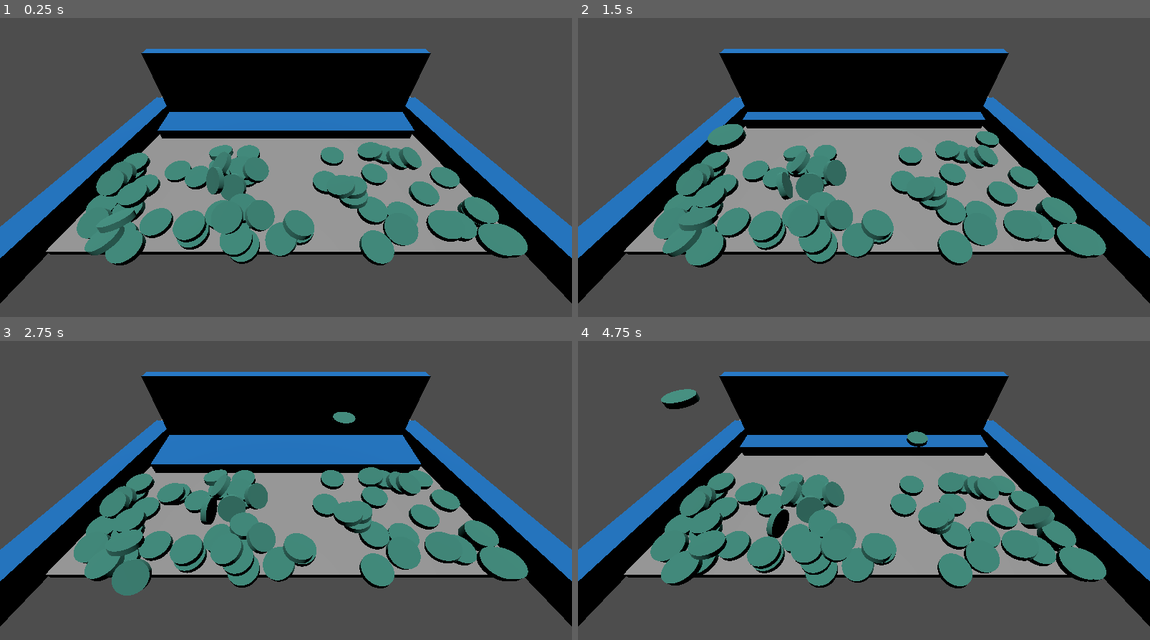
Above: before the commit, frames 1-4 (two rows, left to right).
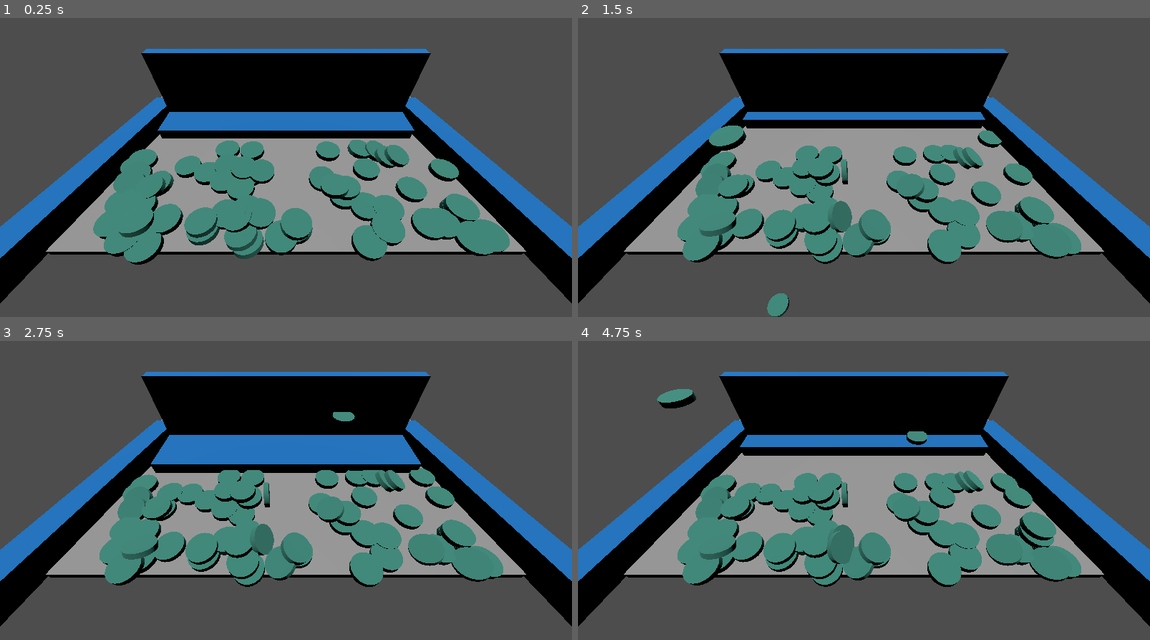
Above: after the commit, the same moments.

Repository: kennethbchen/Coin-Pusher-Game
Game: Godot game, scene res://Game.tscn
Two runs of this game, one before a commit and one after it. Both use one fixed random seed, a clock stepped at 60 frames per second and the inputs below.
Inputs (mouse positions are in pixels of both pictures, inside the frame that each line leads up to):
- Up to frame 1 (0.25 s): no input
- Up to frame 2 (1.5 s): move the mouse to (989, 140) at 0.52 s; press the mouse at (989, 140) at 0.53 s; move the mouse to (749, 173) at 1.27 s; release the mouse at (749, 173) at 1.28 s; click (749, 173) at 1.35 s
- Up to frame 3 (2.75 s): move the mouse to (343, 406) at 2.02 s; press the mouse at (343, 406) at 2.03 s
- Up to frame 4 (4.75 s): move the mouse to (835, 544) at 2.77 s; release the mouse at (835, 544) at 2.78 s; click (835, 544) at 2.85 s; move the mouse to (1035, 526) at 3.52 s; press the mouse at (1035, 526) at 3.53 s; move the mouse to (692, 430) at 4.27 s; release the mouse at (692, 430) at 4.28 s; click (692, 430) at 4.35 s

The runs differ from the first frame. In frame 1, 9.4% of the frame differs, in the area x 13-93%, y 40-83%; in frame 2, 10%; in frame 3, 10%; in frame 4, 11%, in the area x 12-93%, y 16-83%.

Commit message:
Instead of cylindershape, approximating with boxshape

Diff:
--- a/Game.tscn
+++ b/Game.tscn
@@ -8,7 +8,7 @@
 [ext_resource type="PackedScene" uid="uid://b2uf3gdkkx4wt" path="res://Scenes/Bounding Wall.tscn" id="5_i7ahu"]
 
 [sub_resource type="BoxShape3D" id="BoxShape3D_ss8l5"]
-size = Vector3(14.6477, 0.0645659, 4.13818)
+size = Vector3(12.9449, 0.0645659, 4.13818)
 
 [sub_resource type="PhysicsMaterial" id="PhysicsMaterial_v5i0y"]
 rough = true
@@ -43,7 +43,7 @@
 token_scene = ExtResource("1_flwpa")
 
 [node name="SpawnArea" type="CollisionShape3D" parent="."]
-transform = Transform3D(1, 0, 0, 0, 1, 0, 0, 0, 1, 0, 0.459464, -0.871376)
+transform = Transform3D(1, 0, 0, 0, 1, 0, 0, 0, 1, 0, 0.799474, -0.871376)
 shape = SubResource("BoxShape3D_ss8l5")
 disabled = true
 script = ExtResource("3_ly35t")
--- a/Scenes/Token.tscn
+++ b/Scenes/Token.tscn
@@ -5,22 +5,21 @@
 
 [sub_resource type="PhysicsMaterial" id="PhysicsMaterial_2hsnt"]
 
-[sub_resource type="CylinderShape3D" id="CylinderShape3D_2xh65"]
-height = 0.2
+[sub_resource type="BoxShape3D" id="BoxShape3D_3dodw"]
+size = Vector3(0.707107, 0.2, 0.707107)
 
 [sub_resource type="CylinderMesh" id="CylinderMesh_11f54"]
 material = ExtResource("1_usiua")
 height = 0.2
 
 [node name="Token" type="RigidBody3D"]
-transform = Transform3D(1, 0, 0, 0, 1, 0, 0, 0, 1, 0, 0.228994, 0)
 mass = 0.02
 physics_material_override = SubResource("PhysicsMaterial_2hsnt")
 continuous_cd = true
 script = ExtResource("1_y4slo")
 
 [node name="CollisionShape3D" type="CollisionShape3D" parent="."]
-shape = SubResource("CylinderShape3D_2xh65")
+shape = SubResource("BoxShape3D_3dodw")
 
 [node name="MeshInstance3D" type="MeshInstance3D" parent="."]
 mesh = SubResource("CylinderMesh_11f54")
--- a/Scripts/Token.gd
+++ b/Scripts/Token.gd
@@ -10,20 +10,19 @@
 @export_range(0.001, 10, 0.001, "or_greater") var height: float = 0.2
 @export_range(0.001, 10, 0.001, "or_greater") var radius: float = 0.5
 
-var cylinder_shape: CylinderShape3D
+var cylinder_collider: BoxShape3D
 var cylinder_mesh: CylinderMesh
 
 # Called when the node enters the scene tree for the first time.
 func _ready():
-	assert(collision.shape is CylinderShape3D)
+	assert(collision.shape is BoxShape3D)
 	assert(mesh.mesh is CylinderMesh)
 
-	cylinder_shape = collision.shape as CylinderShape3D
+	cylinder_collider = collision.shape as BoxShape3D
 	cylinder_mesh = mesh.mesh as CylinderMesh
 
 	# Change dimensions of token
-	cylinder_shape.radius = radius
-	cylinder_shape.height = height
+	cylinder_collider.size = Vector3(radius * sqrt(2), height, radius * sqrt(2))
 
 	cylinder_mesh.top_radius = radius
 	cylinder_mesh.bottom_radius = radius
@@ -41,8 +40,7 @@
 
 
 	if Engine.is_editor_hint():
-		cylinder_shape.radius = radius
-		cylinder_shape.height = height
+		cylinder_collider.size = Vector3(radius * sqrt(2), height, radius * sqrt(2))
 
 		cylinder_mesh.top_radius = radius
 		cylinder_mesh.bottom_radius = radius
--- a/project.godot
+++ b/project.godot
@@ -15,6 +15,10 @@
 config/features=PackedStringArray("4.0", "Forward Plus")
 config/icon="res://icon.svg"
 
+[filesystem]
+
+import/blender/blender3_path="C:\\Program Files\\Blender Foundation\\Blender 3.4\\blender-launcher.exe"
+
 [input]
 
 game_action={
